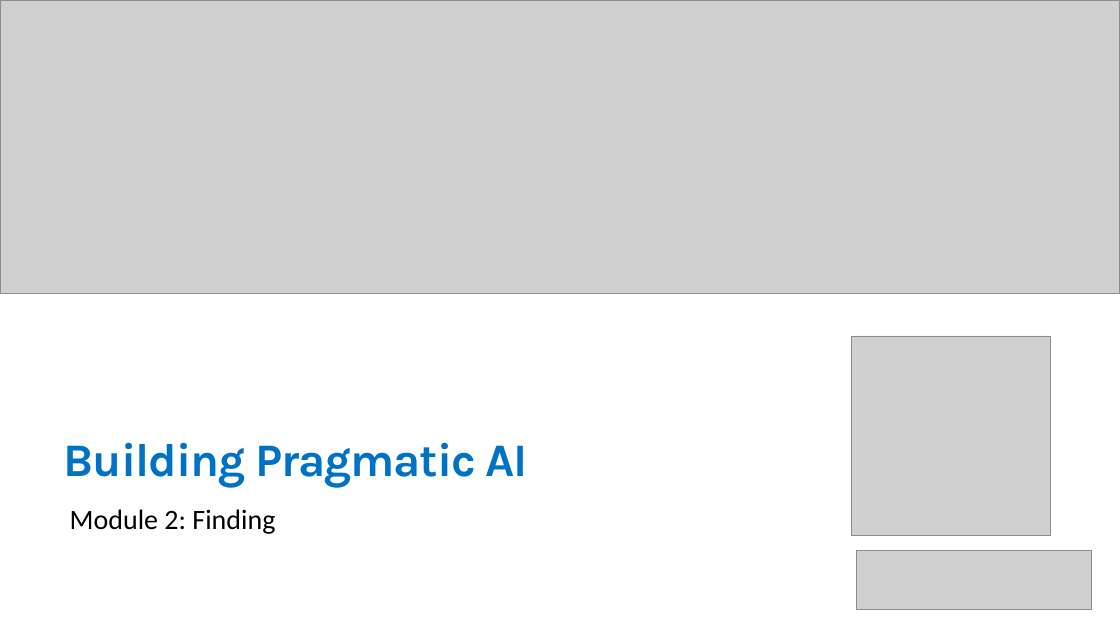
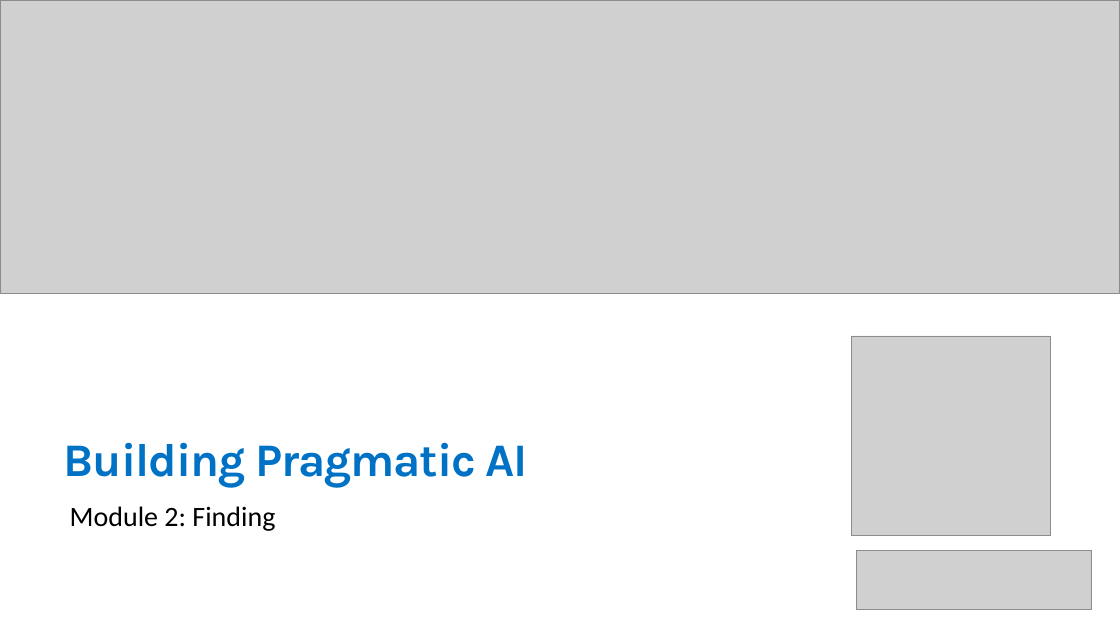
Before and after one commit to trailheadtechnology/10-ai-features-workshop, a slide deck: slide 1 of docs/slides/pptx/M2-finding.pptx. Drawn at 1120x630 pixels with LibreOffice and Linux fonts; fonts in the diff are those of the drawing; grey boxes stand for pictures. Boxes give left, top, right and bottom in pixels: in the first picture for what was removed or moved away, otherwise in the second. Text is boxed around its words. In the diff, an @@ line names an element or a change of style, - is before the commit and + after.

```diff
--- a/docs/slides/pptx/M2-finding.pptx
+++ b/docs/slides/pptx/M2-finding.pptx
@@ text "Module 2: Finding" at (x1=70, y1=506, x2=275, y2=531): line spacing 0.85 to 0.75 @@
```
Also in this commit, not shown: 10 other slides changed, 6 slides removed, 57 other files.
